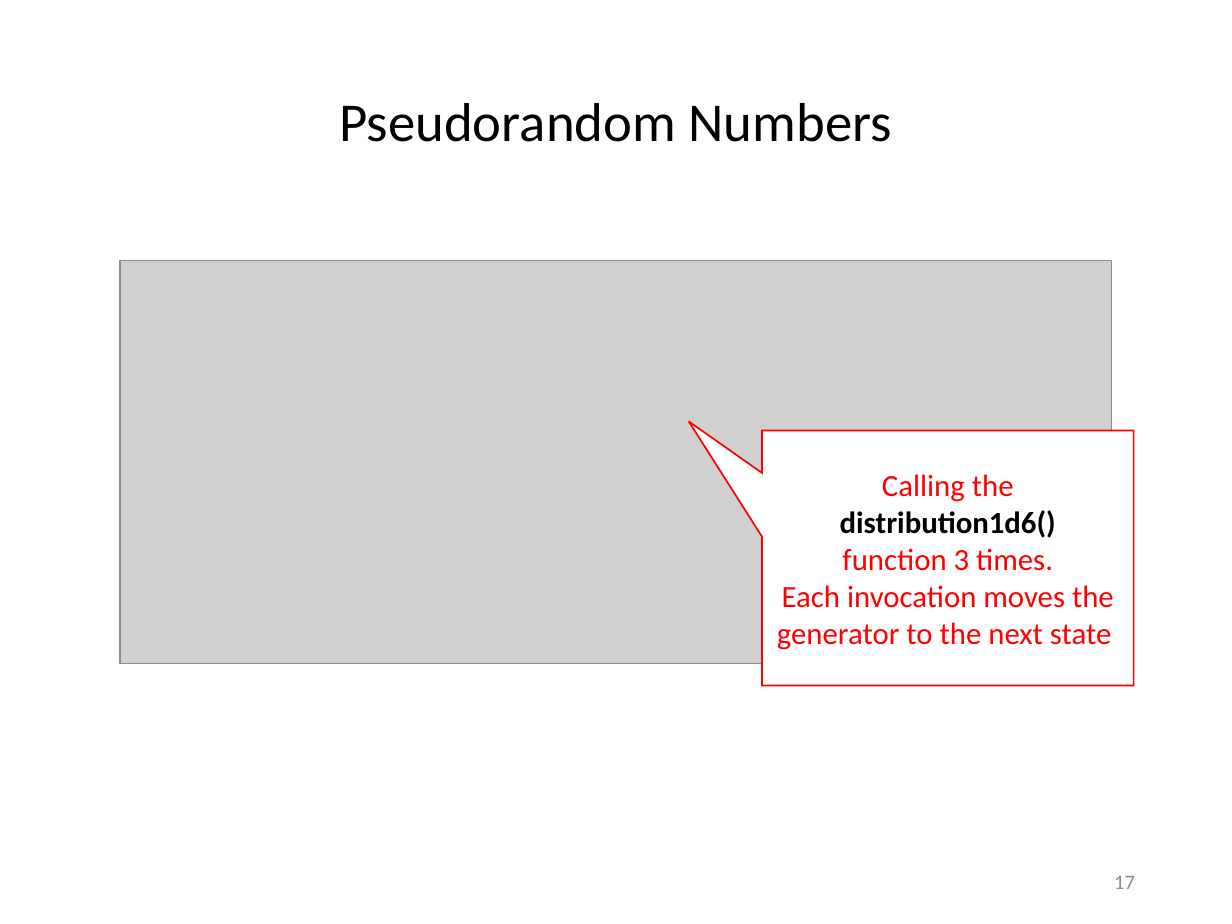
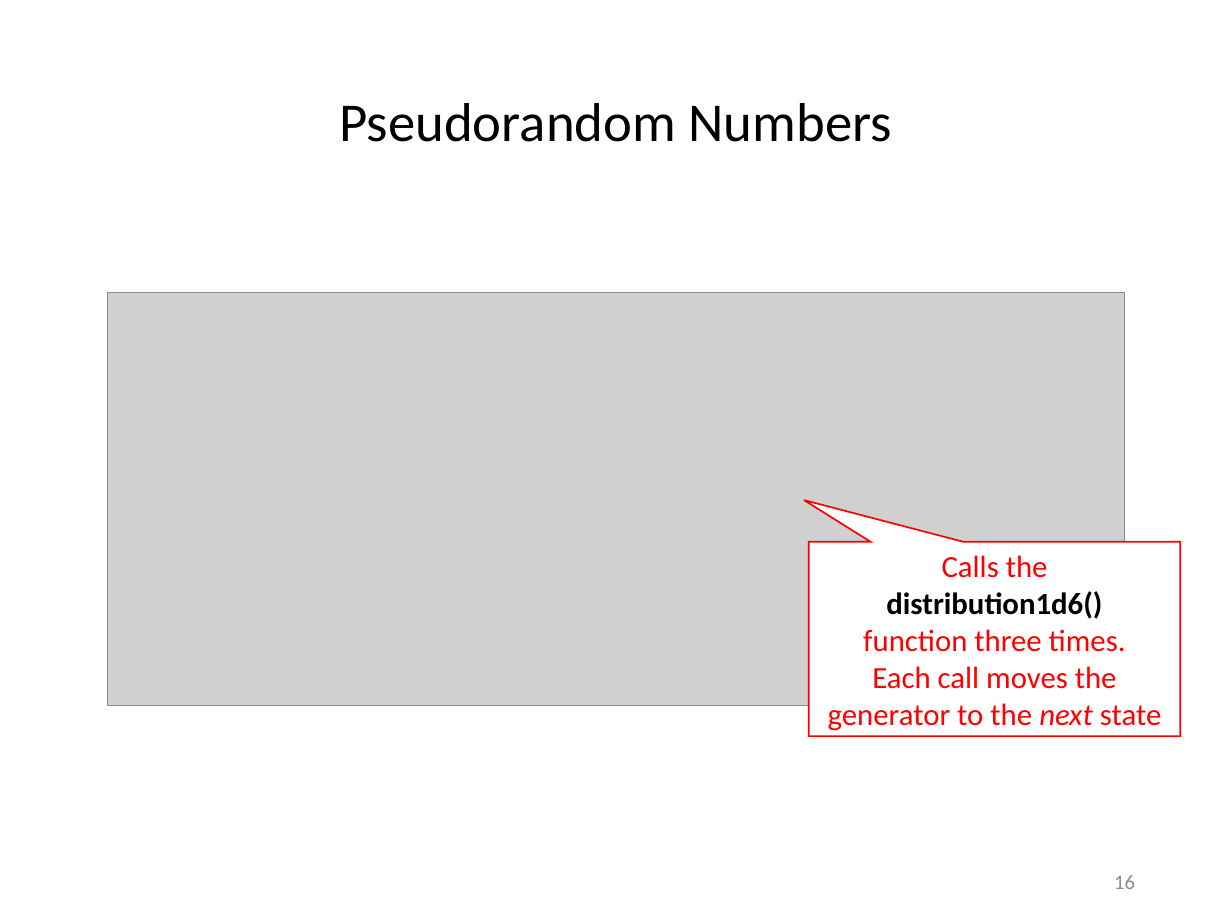
Before and after one commit to dbiersach/scicomp301-cpp-linux, a slide deck: slide 16 of session06/Session 06 - Statistics, Euler Line.pptx (slide 17 before the commit). Drawn at 1232x924 pixels with LibreOffice and Linux fonts; fonts in the diff are those of the drawing; grey boxes stand for pictures. Boxes give left, top, right and bottom in pixels: in the first picture for what was removed or moved away, otherwise in the second. Text is boxed around its words. In the diff, an @@ line names an element or a change of style, - is before the commit and + after.

```diff
--- a/session06/Session 06 - Statistics, Euler Line.pptx
+++ b/session06/Session 06 - Statistics, Euler Line.pptx
@@ picture: place and size @@
-picture at [120,260,1111,663]
+picture at [107,292,1124,705]
@@ speech box "Calls the": place and size @@
-speech box "Calls the" at [763,430,1135,685]
+speech box "Calls the" at [808,542,1180,737]
@@ speech box "Calls the" at [808,542,1180,737]: proportions changed @@
@@ text in speech box at [942,555,1048,578]: text changed @@
-Calling the
+Calls the
@@ text in speech box at [828,629,1161,731]: text changed @@
-function 3 times.
-Each invocation moves the generator to the next state
+function three times.
+Each call moves the generator to the next state
@@ page number at [1114,875,1135,889]: text changed @@
-17
+16
```
Also in this commit, not shown: 16 other slides changed, 4 slides added, 1 slide removed, 1 other file.
